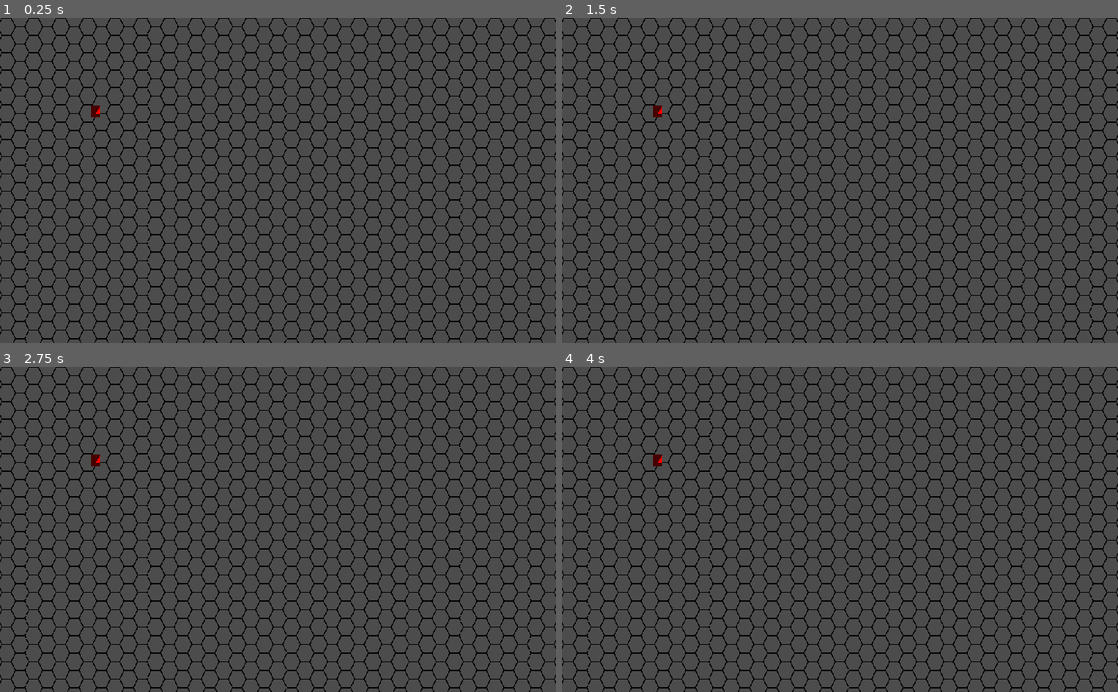
Above: before the commit, frames 1-4 (two rows, left to right).
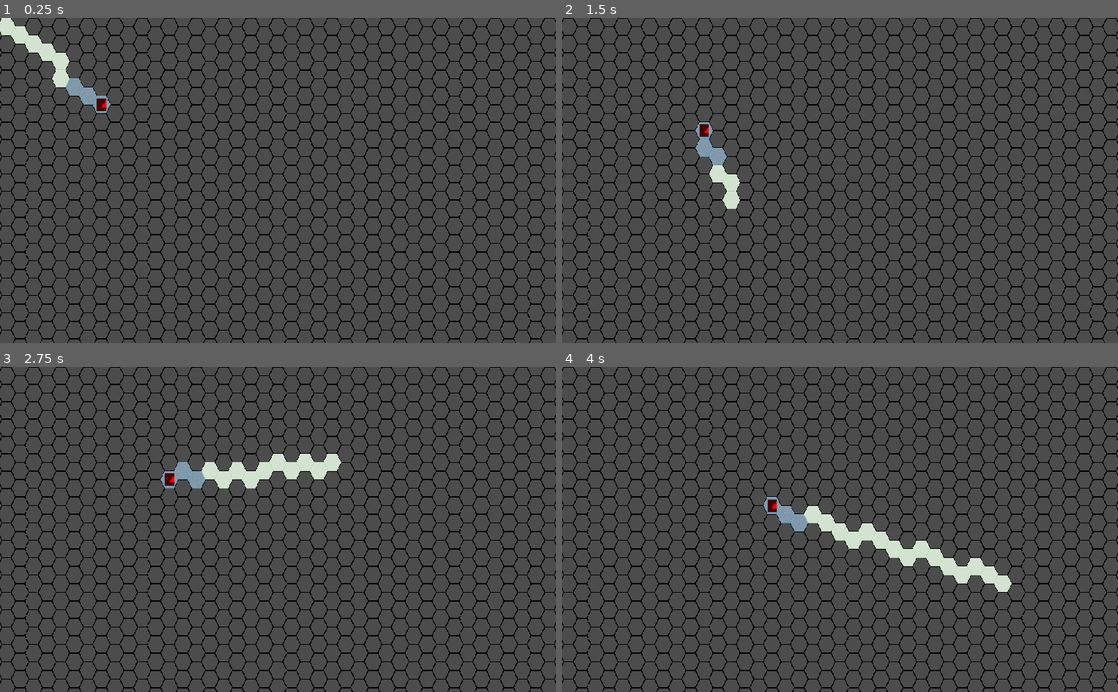
Above: after the commit, the same moments.

Repository: BurntRobot/hunting_on_snark
Game: Godot game, scene res://HexMapMovement.tscn
Two runs of this game, one before a commit and one after it. Both use one fixed random seed, a clock stepped at 60 frames per second and the inputs below. The engine's default icon, where the game draws it, is replaced by a stand-in: a white triangle on a blue panel in a dark square.
Inputs (mouse positions are in pixels of both pictures, inside the frame that each line leads up to):
- Up to frame 1 (0.25 s): no input
- Up to frame 2 (1.5 s): tap Enter at 0.5 s; move the mouse to (962, 164) at 0.52 s; click (962, 164) at 0.6 s; tap Space at 1.25 s; move the mouse to (728, 196) at 1.27 s; click (728, 196) at 1.35 s
- Up to frame 3 (2.75 s): tap Enter at 2 s; move the mouse to (333, 458) at 2.02 s; click (333, 458) at 2.1 s
- Up to frame 4 (4 s): tap Space at 2.75 s; move the mouse to (812, 594) at 2.77 s; click (812, 594) at 2.85 s; tap Enter at 3.5 s; move the mouse to (1006, 578) at 3.52 s; click (1006, 578) at 3.6 s

The runs differ from the first frame. In frame 1, 1.2% of the frame differs, in the area x 0-20%, y 0-31%; in frame 2, 0.8%; in frame 3, 1.8%; in frame 4, 2.4%, in the area x 16-81%, y 26-70%.
Error before the commit: Parse Error: The method "cube_linedraw" isn't declared in the current class. (res://HexMapMovement.gd:23)

Commit message:
Working version. Proceed with refactoring.

Diff:
--- a/HexMapMovement.gd
+++ b/HexMapMovement.gd
@@ -5,22 +5,28 @@
 onready var points_tiles = $Board/Hover
 onready var character = $Character
 onready var point_transistor = PointTransistor
+onready var hex_movement = HexMovement
 
 
 func _process(delta):
+	# is character on same position as mouse?
+	#	if yes:
+	#		get all path
+	#		get partial path
+	#		move
+	#		save path
+
 	character.position = board.inline_with_map(character.position)
+	var charpos_in_cube = board.get_cube_position(character.position)
 
 	var _mouse_pos = get_local_mouse_position()
 	var mousepos_in_cube = board.get_cube_position(_mouse_pos)
-	var charpos_in_cube = board.get_cube_position(character.position)
-	var tile_under_mouse = tiles.map_to_world(tiles.world_to_map(_mouse_pos)) + $Board.CENTER_OF_HEX
+	var tile_under_mouse = board.inline_with_map(_mouse_pos)
 
 	if character.position != tile_under_mouse:
 		points_tiles.clear()
 		var _path = PoolVector2Array([character.position, tile_under_mouse])
-		points_tiles.set_cellv(tiles.world_to_map(character.position), 2)
-		points_tiles.set_cellv(tiles.world_to_map(_mouse_pos), 2)
-		var _cube_points = cube_linedraw(charpos_in_cube, mousepos_in_cube)
+		var _cube_points = hex_movement.cube_linedraw(charpos_in_cube, mousepos_in_cube)
 		var _points = []
 		for i in _cube_points:
 			_points.append(tiles.map_to_world(point_transistor.cube_to_oddq(i)) + $Board.CENTER_OF_HEX)
--- a/HexMath/Movement.gd
+++ b/HexMath/HexMovement.gd
@@ -1,25 +1,27 @@
 extends Object
 
+class_name HexMovement
 
-func cube_distance(a: Vector3, b: Vector3):
+
+static func cube_distance(a: Vector3, b: Vector3):
 	return [abs(a.x - b.x), abs(a.y - b.y), abs(a.z - b.z)].max()
 
-func cube_linedraw(a: Vector3, b: Vector3):
+static func cube_linedraw(a: Vector3, b: Vector3):
 	var N = cube_distance(a, b)
 	var results = []
 	for i in range(0, N+1):
 		results.append(cube_round(cube_lerp(a, b, 1.0/N * i)))
 	return results
 
-func cube_lerp(a, b, t):
+static func cube_lerp(a, b, t):
 	return Vector3(lerp_axis(a.x, b.x, t),
 				   lerp_axis(a.y, b.y, t),
 				   lerp_axis(a.z, b.z, t))
 
-func lerp_axis(a, b, t):
+static func lerp_axis(a, b, t):
 	return a + (b - a) * t
 
-func cube_round(cube: Vector3):
+static func cube_round(cube: Vector3):
 	var rx = round(cube.x)
 	var ry = round(cube.y)
 	var rz = round(cube.z)
--- a/HexMath/PointTransistor.gd
+++ b/HexMath/PointTransistor.gd
@@ -1,6 +1,7 @@
 extends Object
 
 class_name PointTransistor
+
 
 static func oddq_to_cube(_hex: Vector2):
 	var x0 = _hex.x
--- a/project.godot
+++ b/project.godot
@@ -10,11 +10,17 @@
 
 _global_script_classes=[ {
 "base": "Object",
+"class": "HexMovement",
+"language": "GDScript",
+"path": "res://HexMath/HexMovement.gd"
+}, {
+"base": "Object",
 "class": "PointTransistor",
 "language": "GDScript",
 "path": "res://HexMath/PointTransistor.gd"
 } ]
 _global_script_class_icons={
+"HexMovement": "",
 "PointTransistor": ""
 }
 
